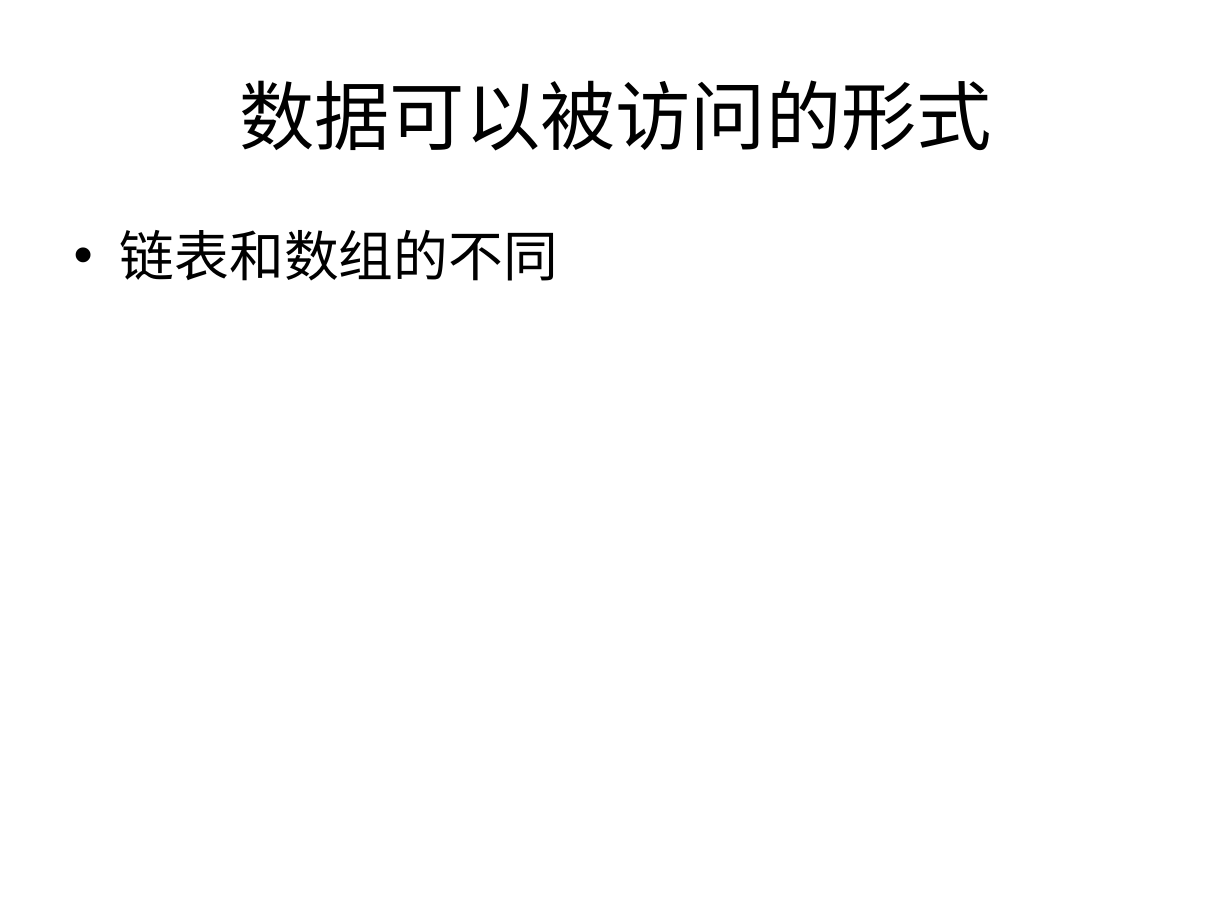
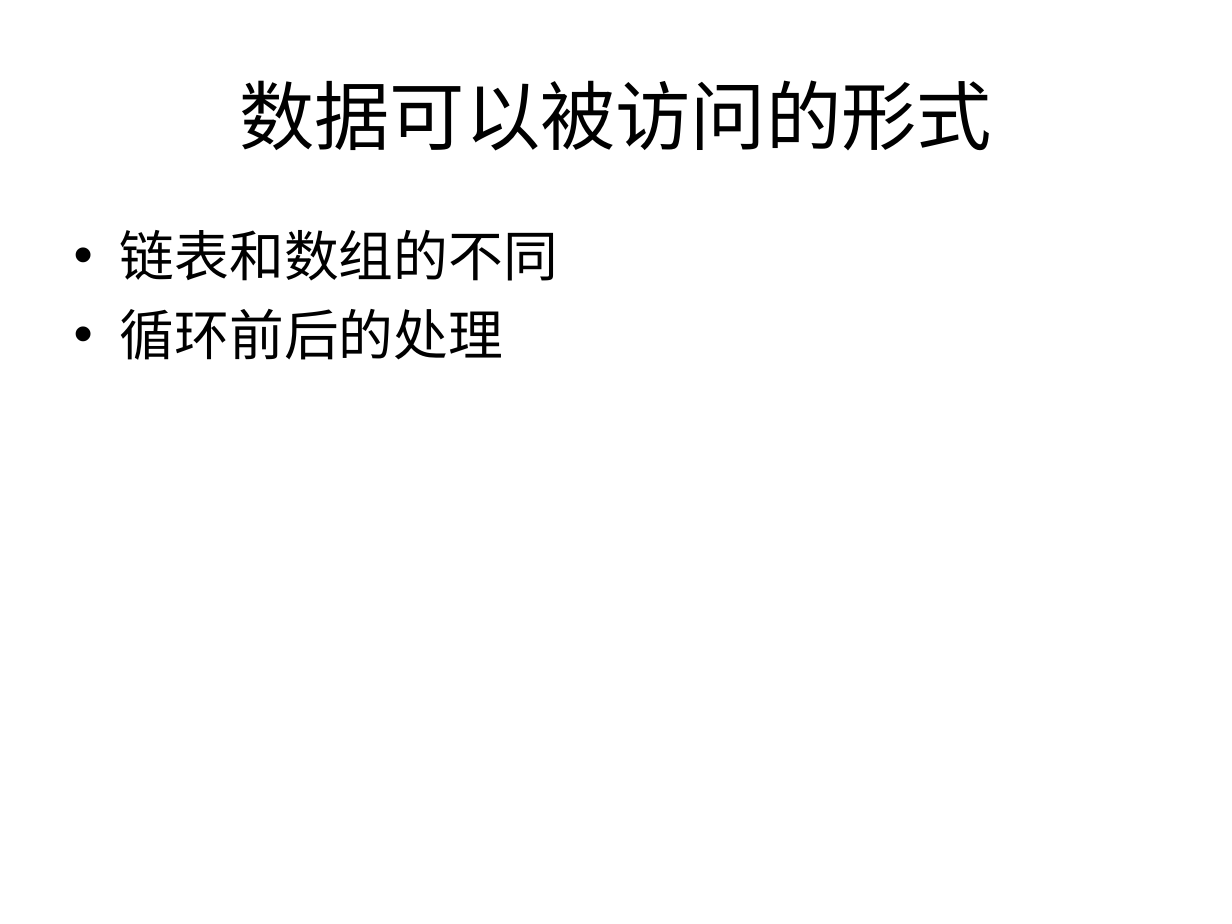
Before and after one commit to houjingbiao/leetcode, a slide deck: slide 42 of solutions/00conclusion.ppt. Drawn at 1232x924 pixels with LibreOffice and Linux fonts; fonts in the diff are those of the drawing. Boxes give left, top, right and bottom in pixels: in the first picture for what was removed or moved away, otherwise in the second. Text is boxed around its words. In the diff, an @@ line names an element or a change of style, - is before the commit and + after.

```diff
--- a/solutions/00conclusion.ppt
+++ b/solutions/00conclusion.ppt
@@ text at [120, 309, 503, 360]: paragraph added @@
+• 循环前后的处理
```
Also in this commit, not shown: 2 other files.
